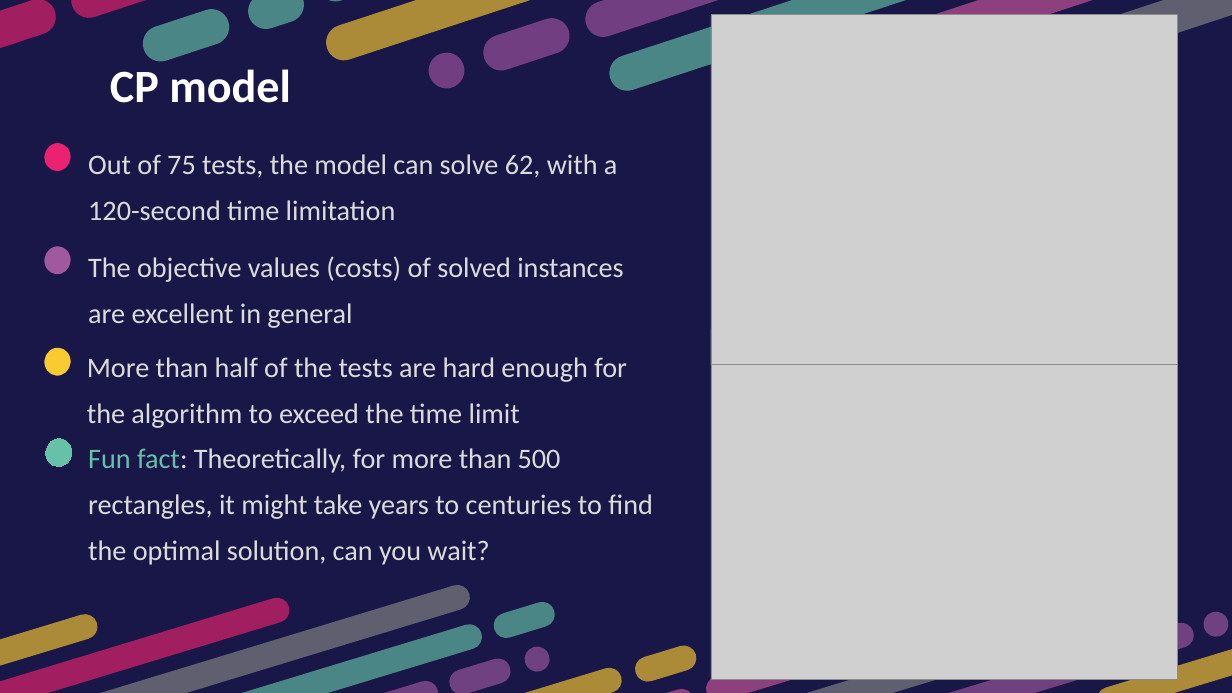
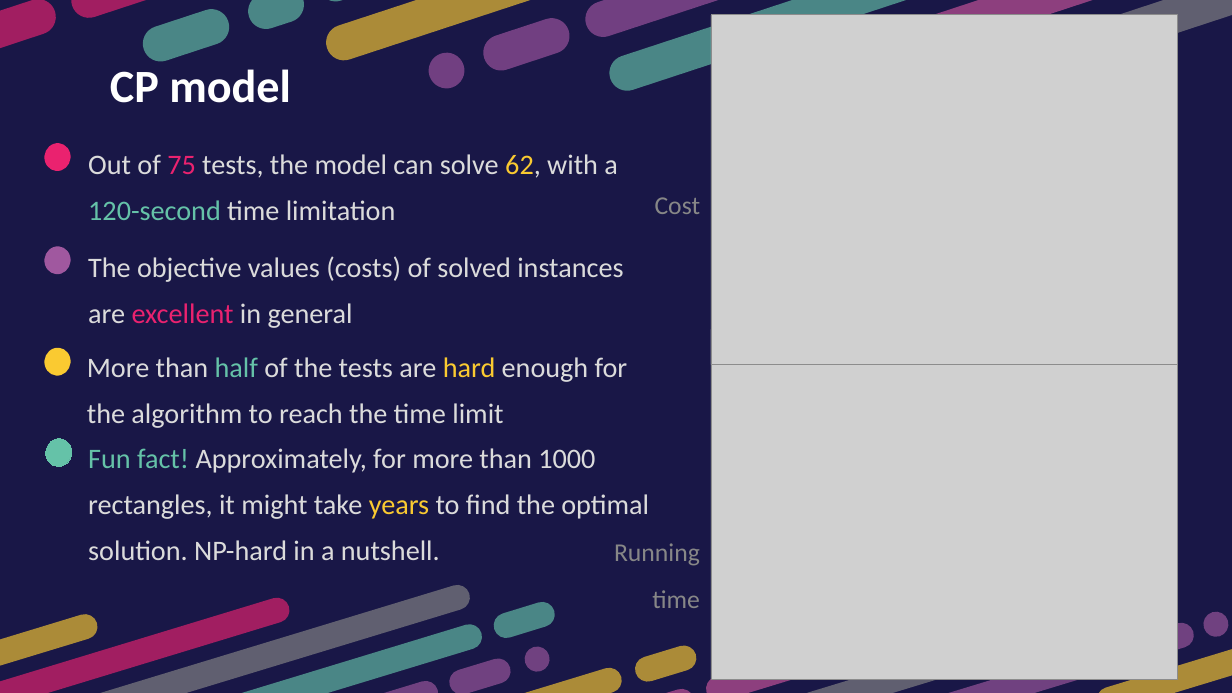
Before and after one commit to htnminh/optimization-project, a slide deck: slide 34 of presentation/General 2D Bin Packing Problem.pptx. Drawn at 1232x693 pixels with LibreOffice and Linux fonts; fonts in the diff are those of the drawing; grey boxes stand for pictures. Boxes give left, top, right and bottom in pixels: in the first picture for what was removed or moved away, otherwise in the second. Text is boxed around its words. In the diff, an @@ line names an element or a change of style, - is before the commit and + after.

```diff
--- a/presentation/General 2D Bin Packing Problem.pptx
+++ b/presentation/General 2D Bin Packing Problem.pptx
@@ text "Out of 75 tests, the ..." at <box>88,154,618,220</box>: text colour #DBDBDB to #EA226F in "75"; text colour #DBDBDB to #FACA31 in "62,"; text colour #DBDBDB to #65C2A8 in "120-second" @@
@@ text added at <box>655,197,701,214</box>, 20 pt, text #878787 @@
+Cost
@@ text "The objective values (costs) of ..." at <box>88,256,623,328</box>: text colour #DBDBDB to #EA226F in "excellent" @@
@@ text at <box>87,357,628,428</box>: text changed @@
-More than half of the tests are hard enough for the algorithm to exceed the time limit
+More than half of the tests are hard enough for the algorithm to reach the time limit
@@ text at <box>88,448,649,560</box>: text changed @@
-Fun fact: Theoretically, for more than 500 rectangles, it might take years to centuries to find the optimal solution, can you wait?
+Fun fact! Approximately, for more than 1000 rectangles, it might take years to find the optimal solution. NP-hard in a nutshell.
@@ text added at <box>614,543,700,608</box>, 20 pt, text #878787 @@
+Running time
```
Also in this commit, not shown: 1 slide added, 2 other files.
